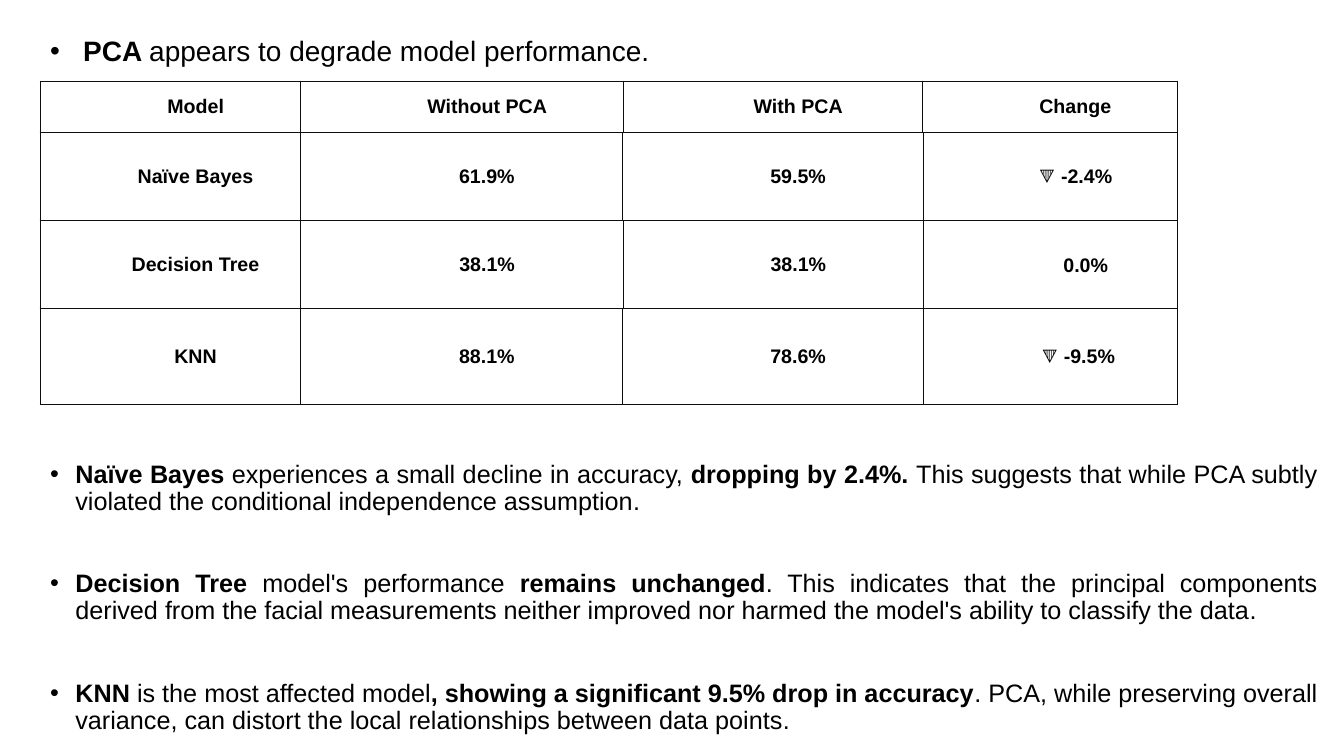
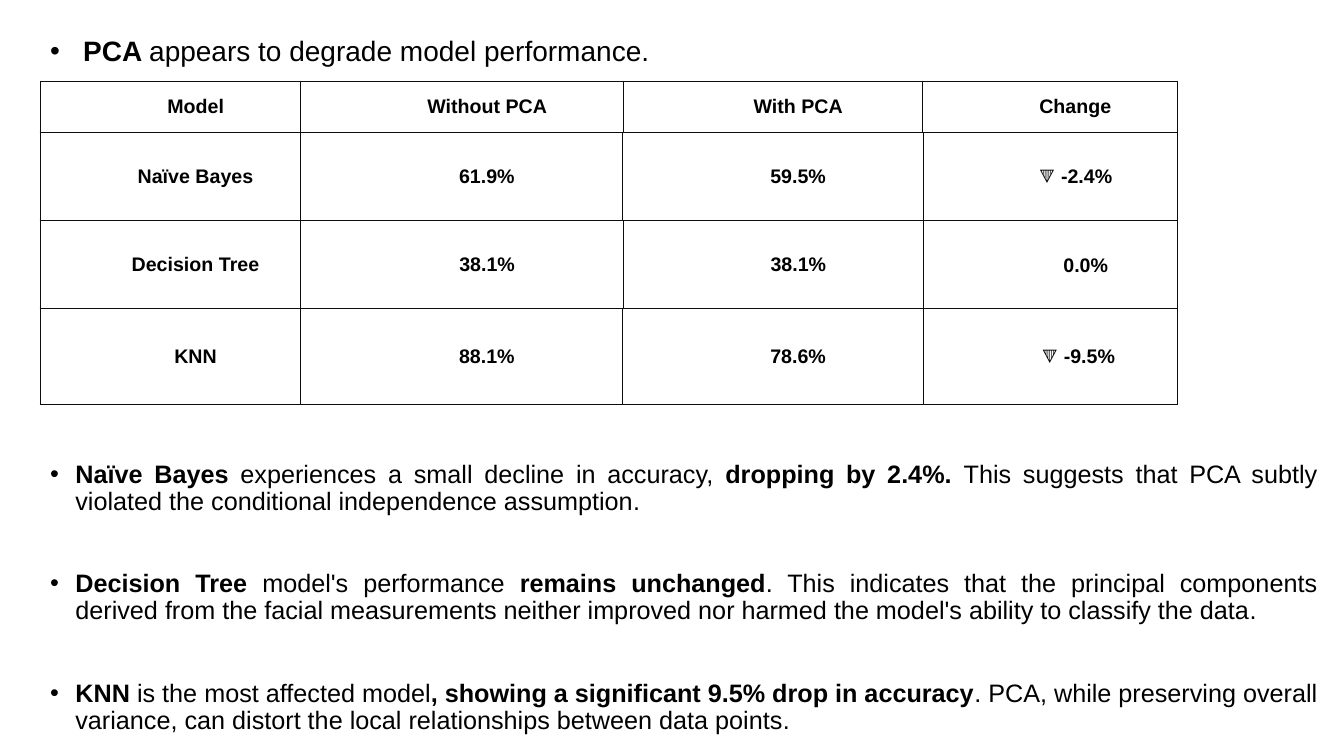
Before and after one commit to BillyGeros94/face-expression-recognition, a slide deck: slide 7 of presentation/FER Presentation.pptx. Drawn at 1344x756 pixels with LibreOffice and Linux fonts; fonts in the diff are those of the drawing. Boxes give left, top, right and bottom in pixels: in the first picture for what was removed or moved away, otherwise in the second. Text is boxed around its words. In the diff, an @@ line names an element or a change of style, - is before the commit and + after.

```diff
--- a/presentation/FER Presentation.pptx
+++ b/presentation/FER Presentation.pptx
@@ text at [75,464,1317,516]: text changed @@
-• Naïve Bayes experiences a small decline in accuracy, dropping by 2.4%. This suggests that while PCA subtly violated the conditional independence assumption.
+• Naïve Bayes experiences a small decline in accuracy, dropping by 2.4%. This suggests that PCA subtly violated the conditional independence assumption.
```
Also in this commit, not shown: 1 other slide changed.
